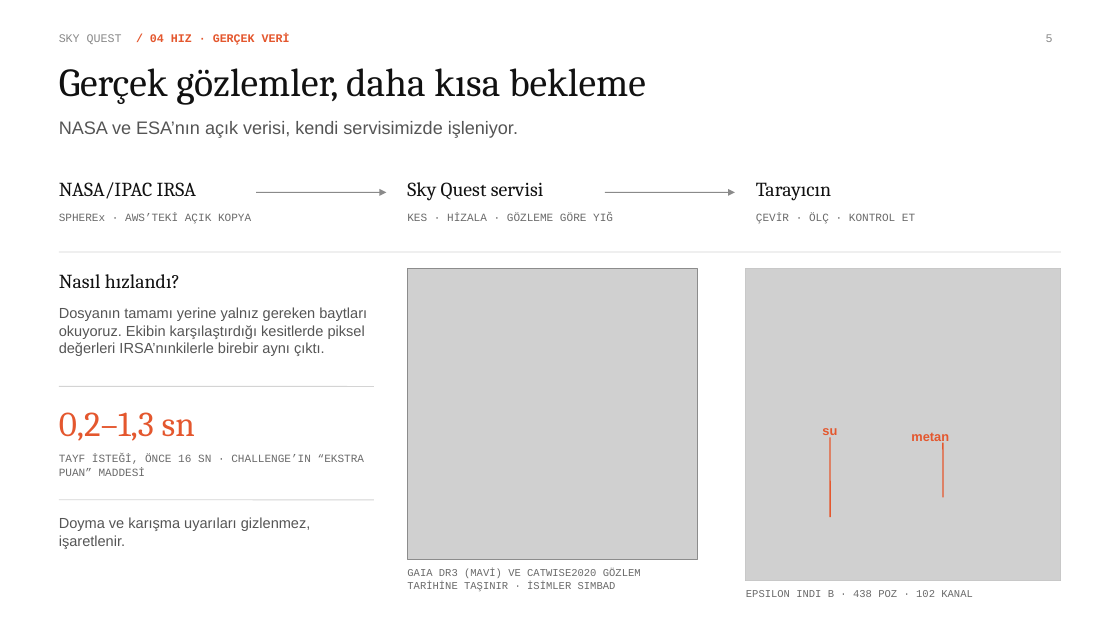
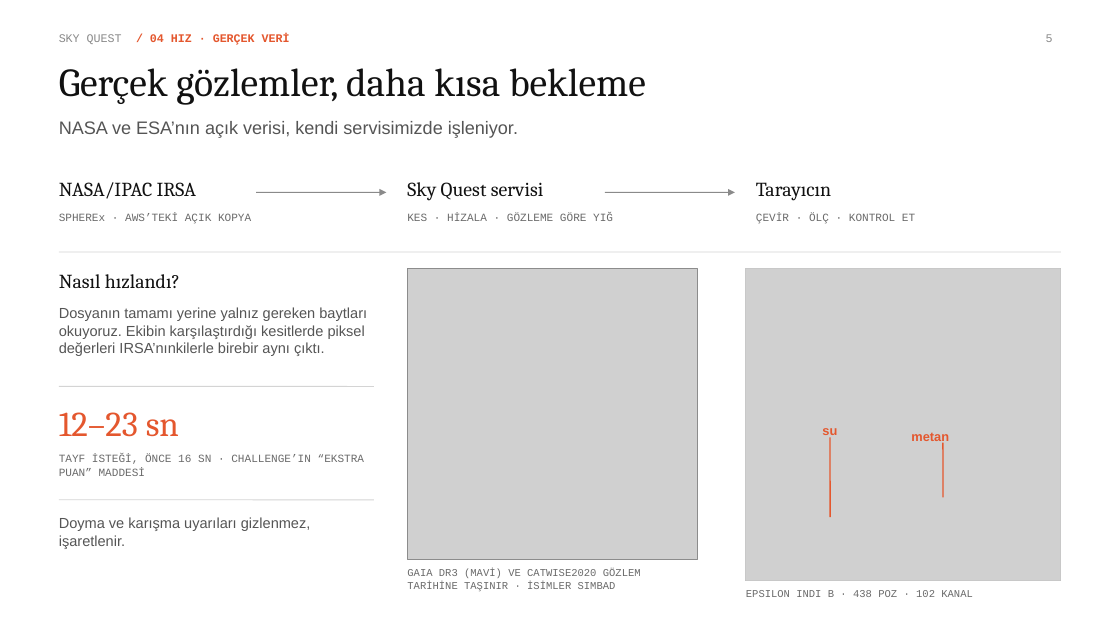
Before and after one commit to Egroses/ORG-E, a slide deck: slide 5 of presentation/SkyQuest_SpaceApps2026_TR.pptx. Drawn at 1120x630 pixels with LibreOffice and Linux fonts; fonts in the diff are those of the drawing; grey boxes stand for pictures. Boxes give left, top, right and bottom in pixels: in the first picture for what was removed or moved away, otherwise in the second. Text is boxed around its words. In the diff, an @@ line names an element or a change of style, - is before the commit and + after.

```diff
--- a/presentation/SkyQuest_SpaceApps2026_TR.pptx
+++ b/presentation/SkyQuest_SpaceApps2026_TR.pptx
@@ text at (59,412,179,437): text changed @@
-0,2–1,3 sn
+12–23 sn
```
Also in this commit, not shown: 1 other file.
